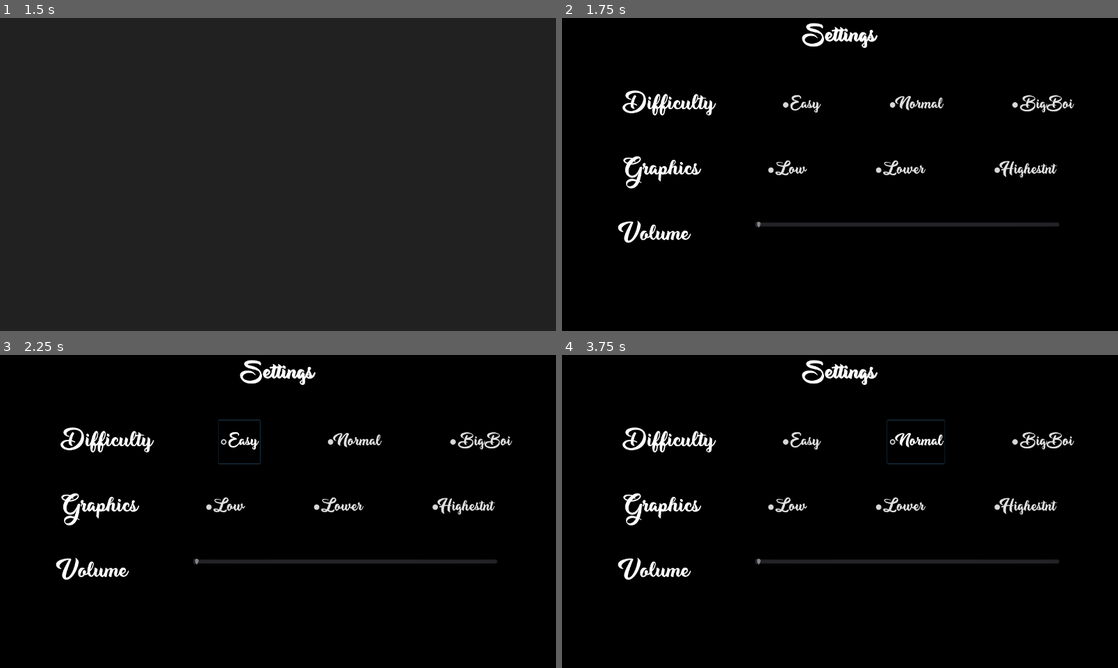
Above: before the commit, frames 1-4 (two rows, left to right).
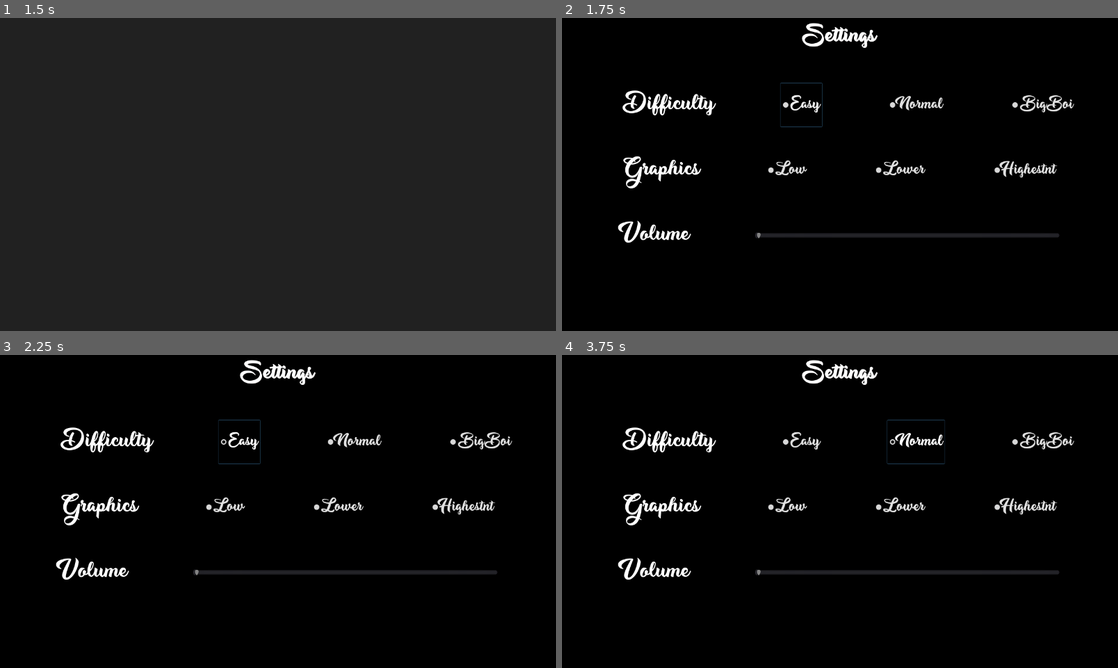
Above: after the commit, the same moments.

Repository: ShaunJose/Test_Godot
Game: Godot game, scene res://MainScreen/MainScreen.tscn
The game is run twice, just before and just after one commit, with the same random seed, the same clock (stepped at 60 frames per second) and the same inputs.
Inputs:
- Up to frame 1 (1.5 s): click "Settings" at 0.5 s; click "New Game" at 1.25 s
- Up to frame 2 (1.75 s): no input
- Up to frame 3 (2.25 s): click "Easy" at 2 s
- Up to frame 4 (3.75 s): click "Easy" at 2.75 s; click "Normal" at 3.5 s

Frame 1 is identical in both runs. In frame 2, 1.5% of the frame differs, in the area x 34-90%, y 20-71%; in frame 3, 1.4%; in frame 4, 1.4%.

Commit message:
Centralisation of volume slider. neighbours hardcoded in settings. Autofocus added in all screens to allow mouse usage :D

Diff:
--- a/Difficulty.gd
+++ b/Difficulty.gd
@@ -7,4 +7,5 @@
 	$Easy.set_button_group(group)
 	$Normal.set_button_group(group)
 	$BigBoi.set_button_group(group)
+	$Easy.grab_focus() # just so user can use arrowkeys straightaway
 	pass
--- a/MainScreen/MainScreen.tscn
+++ b/MainScreen/MainScreen.tscn
@@ -8,7 +8,7 @@
 [ext_resource path="res://MainScreen/MenuItems/Settings.tscn" type="PackedScene" id=6]
 [ext_resource path="res://Animations/Fade.tscn" type="PackedScene" id=7]
 
-[node name="MainScreen" type="Control" index="0"]
+[node name="MainScreen" type="Control"]
 
 anchor_left = 0.0
 anchor_top = 0.0
--- a/NewGameScreen/NewGameScreen.gd
+++ b/NewGameScreen/NewGameScreen.gd
@@ -1,5 +1,7 @@
 extends Control
 
+func _ready():
+	$VBoxContainer/BackButton.grab_focus()
 
 func _on_BackButton_pressed():
 	get_tree().change_scene('res://MainScreen/MainScreen.tscn')
--- a/NewGameScreen/NewGameScreen.tscn
+++ b/NewGameScreen/NewGameScreen.tscn
@@ -4,7 +4,7 @@
 [ext_resource path="res://fonts/my_font_44.tres" type="DynamicFont" id=2]
 [ext_resource path="res://fonts/my_font_30.tres" type="DynamicFont" id=3]
 
-[node name="NewGameScreen" type="Control"]
+[node name="NewGameScreen" type="Control" index="0"]
 
 anchor_left = 0.0
 anchor_top = 0.0
--- a/SettingsScreen/SettingsScreen.tscn
+++ b/SettingsScreen/SettingsScreen.tscn
@@ -5,7 +5,7 @@
 [ext_resource path="res://fonts/my_font_30.tres" type="DynamicFont" id=3]
 [ext_resource path="res://Difficulty.gd" type="Script" id=4]
 
-[node name="Settings" type="Control" index="0"]
+[node name="Settings" type="Control"]
 
 anchor_left = 0.0
 anchor_top = 0.0
@@ -116,6 +116,10 @@
 margin_bottom = 100.0
 rect_pivot_offset = Vector2( 0, 0 )
 rect_clip_content = false
+focus_neighbour_left = NodePath("../Highestnt")
+focus_neighbour_top = NodePath("../../Difficulty/Easy")
+focus_neighbour_right = NodePath("../Lower")
+focus_neighbour_bottom = NodePath("../../Volume/VolSlider")
 focus_mode = 2
 mouse_filter = 0
 mouse_default_cursor_shape = 0
@@ -129,7 +133,7 @@
 text = "Low"
 flat = false
 align = 0
-_sections_unfolded = [ "Anchor", "Margin", "custom_fonts" ]
+_sections_unfolded = [ "Anchor", "Focus", "Margin", "custom_fonts" ]
 
 [node name="Lower" type="CheckBox" parent="Graphics" index="2"]
 
@@ -142,6 +146,10 @@
 margin_bottom = 100.0
 rect_pivot_offset = Vector2( 0, 0 )
 rect_clip_content = false
+focus_neighbour_left = NodePath("../Low")
+focus_neighbour_top = NodePath("../../Difficulty/Normal")
+focus_neighbour_right = NodePath("../Highestnt")
+focus_neighbour_bottom = NodePath("../../Volume/VolSlider")
 focus_mode = 2
 mouse_filter = 0
 mouse_default_cursor_shape = 0
@@ -155,7 +163,7 @@
 text = "Lower"
 flat = false
 align = 0
-_sections_unfolded = [ "Margin", "custom_fonts" ]
+_sections_unfolded = [ "Focus", "Margin", "custom_fonts" ]
 
 [node name="Highestnt" type="CheckBox" parent="Graphics" index="3"]
 
@@ -168,6 +176,10 @@
 margin_bottom = 100.0
 rect_pivot_offset = Vector2( 0, 0 )
 rect_clip_content = false
+focus_neighbour_left = NodePath("../Lower")
+focus_neighbour_top = NodePath("../../Difficulty/BigBoi")
+focus_neighbour_right = NodePath("../Low")
+focus_neighbour_bottom = NodePath("../../Volume/VolSlider")
 focus_mode = 2
 mouse_filter = 0
 mouse_default_cursor_shape = 0
@@ -181,7 +193,7 @@
 text = "Highestnt"
 flat = false
 align = 0
-_sections_unfolded = [ "Margin", "custom_fonts" ]
+_sections_unfolded = [ "Focus", "Margin", "custom_fonts" ]
 
 [node name="Volume" type="HBoxContainer" parent="." index="2"]
 
@@ -234,15 +246,17 @@
 anchor_bottom = 0.0
 margin_left = 305.0
 margin_right = 1005.0
-margin_bottom = 50.0
+margin_bottom = 100.0
 rect_min_size = Vector2( 700, 50 )
 rect_pivot_offset = Vector2( 0, 0 )
 rect_clip_content = false
-focus_mode = 2
-mouse_filter = 0
-mouse_default_cursor_shape = 0
-size_flags_horizontal = 1
-size_flags_vertical = 0
+focus_neighbour_top = NodePath("../../Graphics/Low")
+focus_neighbour_bottom = NodePath("../../Difficulty/Easy")
+focus_mode = 2
+mouse_filter = 0
+mouse_default_cursor_shape = 0
+size_flags_horizontal = 1
+size_flags_vertical = 1
 min_value = 0.0
 max_value = 100.0
 step = 1.0
@@ -254,7 +268,7 @@
 tick_count = 0
 ticks_on_borders = false
 focus_mode = 2
-_sections_unfolded = [ "Anchor", "Focus", "Grow Direction", "Hint", "Margin", "Material", "Rect", "Theme", "Visibility", "custom_icons", "custom_styles" ]
+_sections_unfolded = [ "Anchor", "Focus", "Grow Direction", "Hint", "Margin", "Material", "Rect", "Size Flags", "Theme", "Visibility", "custom_icons", "custom_styles" ]
 
 [node name="Difficulty" type="HBoxContainer" parent="." index="3"]
 
@@ -311,6 +325,10 @@
 margin_bottom = 100.0
 rect_pivot_offset = Vector2( 0, 0 )
 rect_clip_content = false
+focus_neighbour_left = NodePath("../BigBoi")
+focus_neighbour_top = NodePath("../../Volume/VolSlider")
+focus_neighbour_right = NodePath("../Normal")
+focus_neighbour_bottom = NodePath("../../Graphics/Low")
 focus_mode = 2
 mouse_filter = 0
 mouse_default_cursor_shape = 0
@@ -324,7 +342,7 @@
 text = "Easy"
 flat = false
 align = 0
-_sections_unfolded = [ "custom_fonts" ]
+_sections_unfolded = [ "Focus", "custom_fonts" ]
 
 [node name="Normal" type="CheckBox" parent="Difficulty" index="2"]
 
@@ -337,6 +355,10 @@
 margin_bottom = 100.0
 rect_pivot_offset = Vector2( 0, 0 )
 rect_clip_content = false
+focus_neighbour_left = NodePath("../Easy")
+focus_neighbour_top = NodePath("../../Volume/VolSlider")
+focus_neighbour_right = NodePath("../BigBoi")
+focus_neighbour_bottom = NodePath("../../Graphics/Lower")
 focus_mode = 2
 mouse_filter = 0
 mouse_default_cursor_shape = 0
@@ -350,7 +372,7 @@
 text = "Normal"
 flat = false
 align = 0
-_sections_unfolded = [ "custom_fonts" ]
+_sections_unfolded = [ "Focus", "custom_fonts" ]
 
 [node name="BigBoi" type="CheckBox" parent="Difficulty" index="3"]
 
@@ -363,6 +385,10 @@
 margin_bottom = 100.0
 rect_pivot_offset = Vector2( 0, 0 )
 rect_clip_content = false
+focus_neighbour_left = NodePath("../Normal")
+focus_neighbour_top = NodePath("../../Volume/VolSlider")
+focus_neighbour_right = NodePath("../Easy")
+focus_neighbour_bottom = NodePath("../../Graphics/Highestnt")
 focus_mode = 2
 mouse_filter = 0
 mouse_default_cursor_shape = 0
@@ -376,4 +402,4 @@
 text = "BigBoi"
 flat = false
 align = 0
-_sections_unfolded = [ "custom_fonts" ]
+_sections_unfolded = [ "Focus", "custom_fonts" ]
